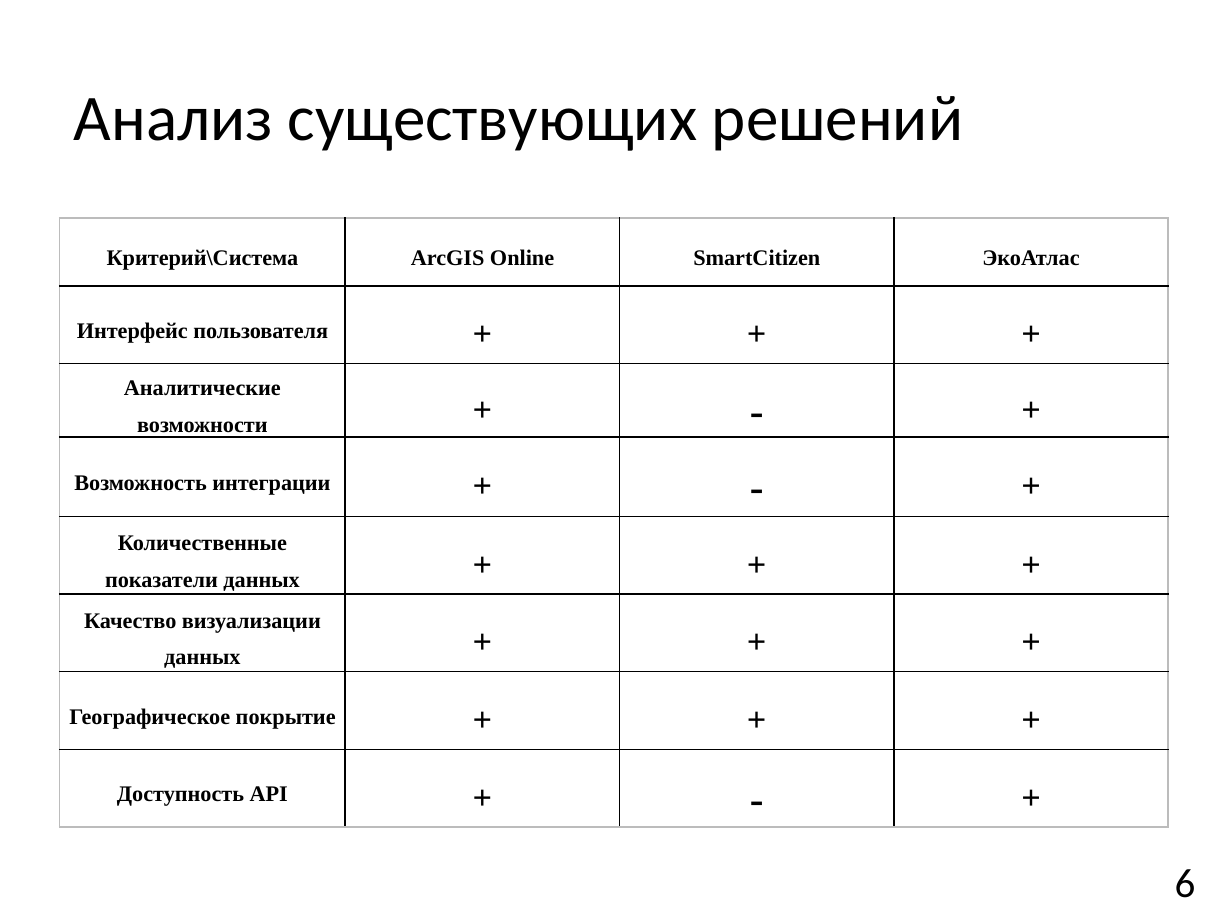
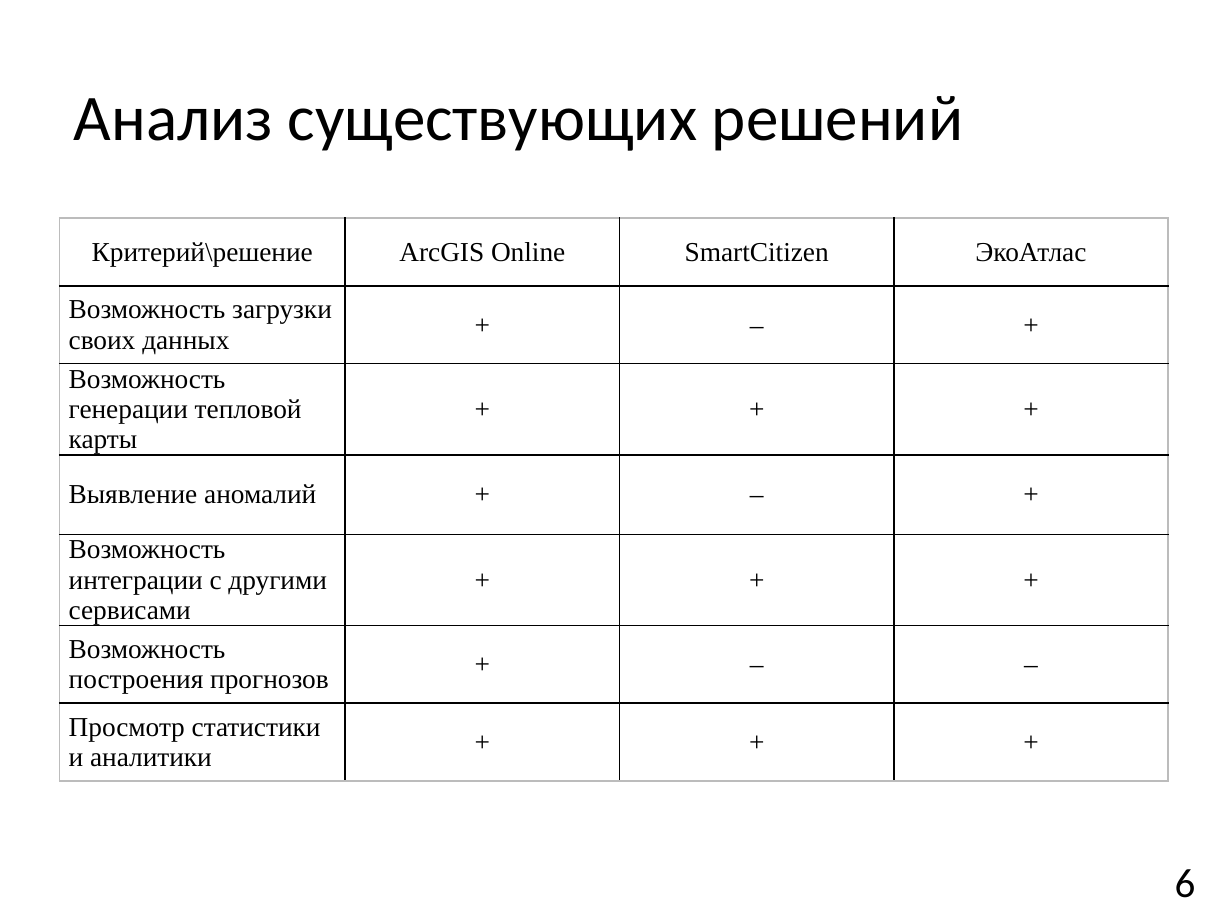
Before and after one commit to ostaaaaat/monitoring, a slide deck: slide 6 of 3 [Презентация].pptx. Drawn at 1232x924 pixels with LibreOffice and Linux fonts; fonts in the diff are those of the drawing. Boxes give left, top, right and bottom in pixels: in the first picture for what was removed or moved away, otherwise in the second. Text is boxed around its words. In the diff, an @@ line names an element or a change of style, - is before the commit and + after.

```diff
--- a/3 [Презентация].pptx
+++ b/3 [Презентация].pptx
@@ table at (59,218,1168,796) @@
-row 1: Критерий\Система | ArcGIS Online | SmartCitizen | ЭкоАтлас
-row 2: Интерфейс пользователя | + | + | +
-row 3: Аналитические возможности | + | - | +
-row 4: Возможность интеграции | + | - | +
-row 5: Количественные показатели данных | + | + | +
-row 6: Качество визуализации данных | + | + | +
-row 7: Географическое покрытие | + | + | +
-row 8: Доступность API | + | - | +
+row 1: Критерий\решение | ArcGIS Online | SmartCitizen | ЭкоАтлас
+row 2: Возможность загрузки своих данных | + | – | +
+row 3: Возможность генерации тепловой карты | + | + | +
+row 4: Выявление аномалий | + | – | +
+row 5: Возможность интеграции с другими сервисами | + | + | +
+row 6: Возможность построения прогнозов | + | – | –
+row 7: Просмотр статистики и аналитики | + | + | +
```
Also in this commit, not shown: 2 other slides changed, 5 other files.
